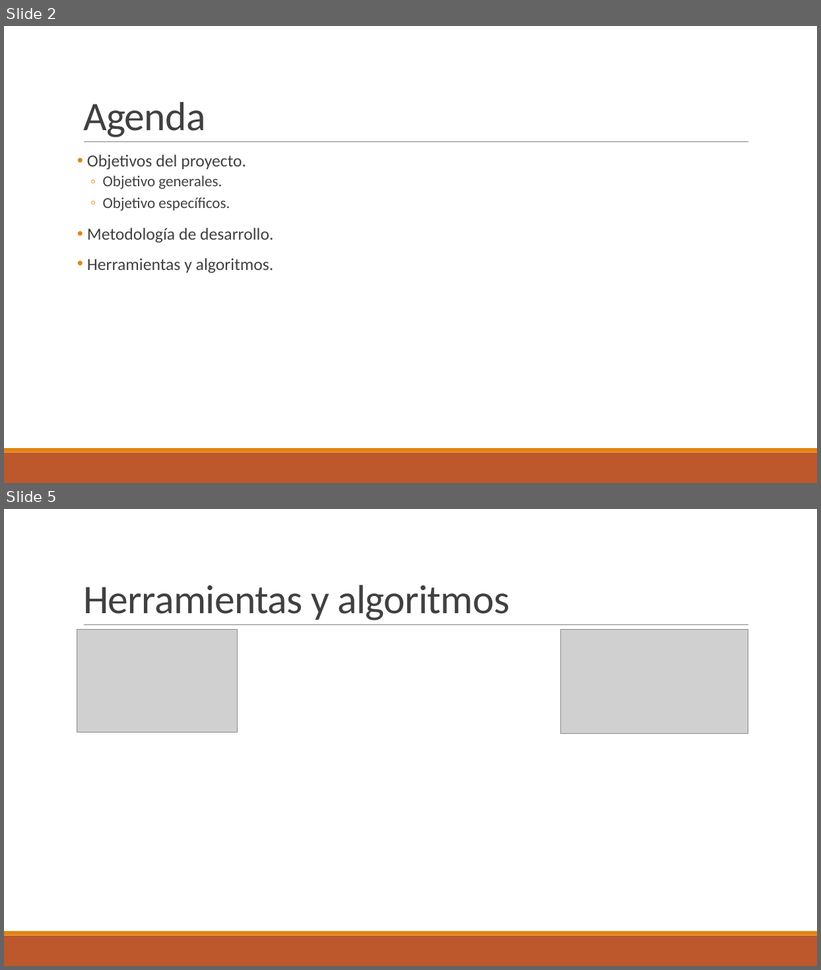
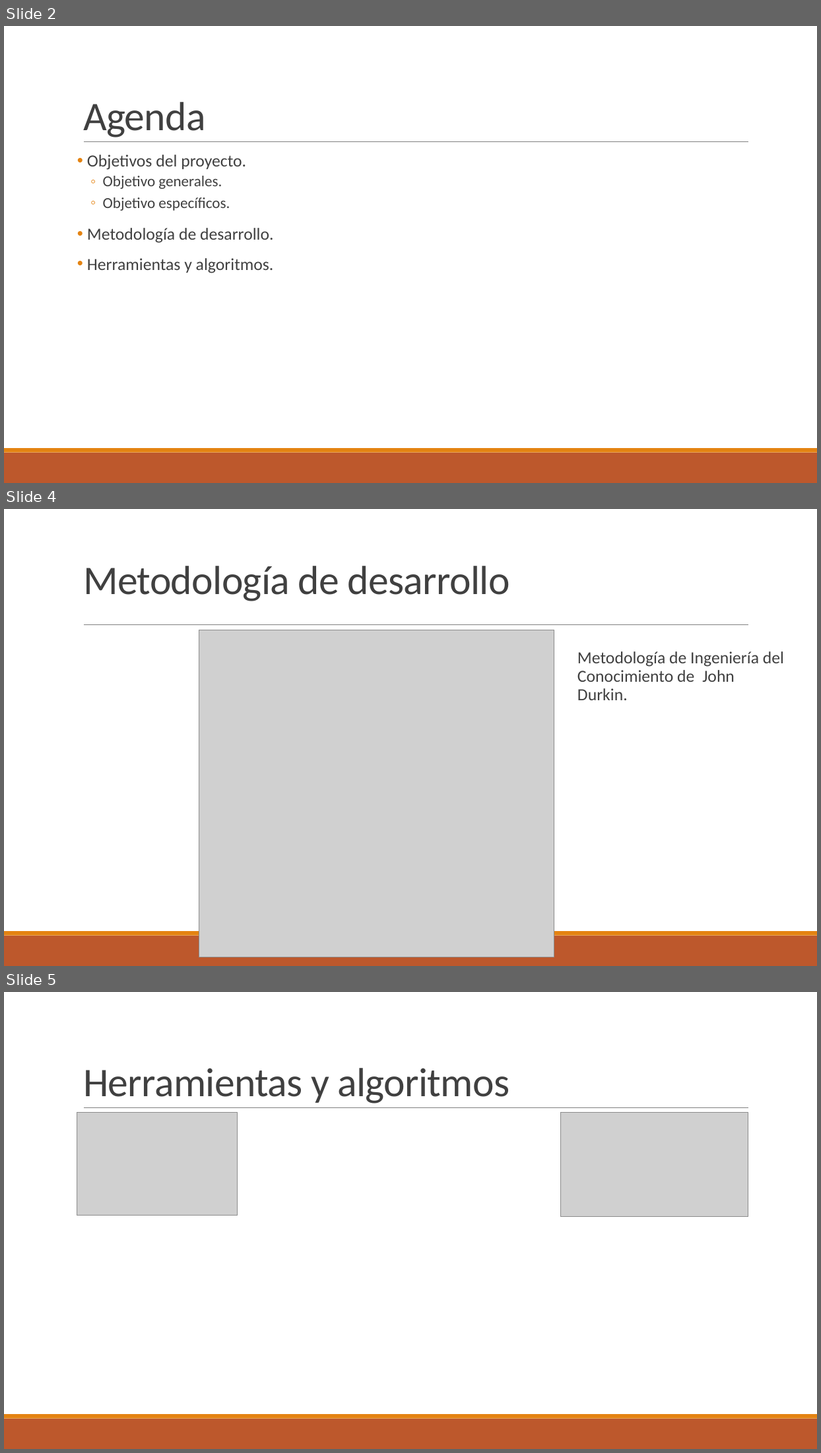
Before and after one commit to cycascovar/UAEH, a slide deck: Inteligencia Artificial/Proyecto final/Sistema de recomendación de celulares.pptx. Shown one above the other, each under a label of ours: slides 2 and 5 before the commit, slides 2, 4 and 5 after it; the slides between them are not shown. The pictures are 821x970 and 821x1453 pixels, drawn with LibreOffice and Linux fonts; fonts in the diff are those of the drawing; grey boxes stand for pictures. Boxes give left, top, right and bottom in pixels: in the first picture for what was removed or moved away, otherwise in the second. Text is boxed around its words. In the diff, an @@ line names an element or a change of style, - is before the commit and + after.

```diff
--- a/Inteligencia Artificial/Proyecto final/Sistema de recomendación de celulares.pptx
+++ b/Inteligencia Artificial/Proyecto final/Sistema de recomendación de celulares.pptx
@@ slide 4 added at (x1=4, y1=509, x2=817, y2=966), background #FFFFFF; not listed: 3 template elements that a slide beside it also shows @@
@@ title added at (x1=83, y1=566, x2=510, y2=601), 48 pt, text #404040 @@
+Metodología de desarrollo
@@ picture added at (x1=199, y1=630, x2=554, y2=957) @@
@@ text added at (x1=578, y1=652, x2=784, y2=700), 20 pt, text #404040 @@
+  Metodología de Ingeniería del Conocimiento de John Durkin.
```
Also in this commit, not shown: 2 slides changed, 1 slide removed, 8 other files.
